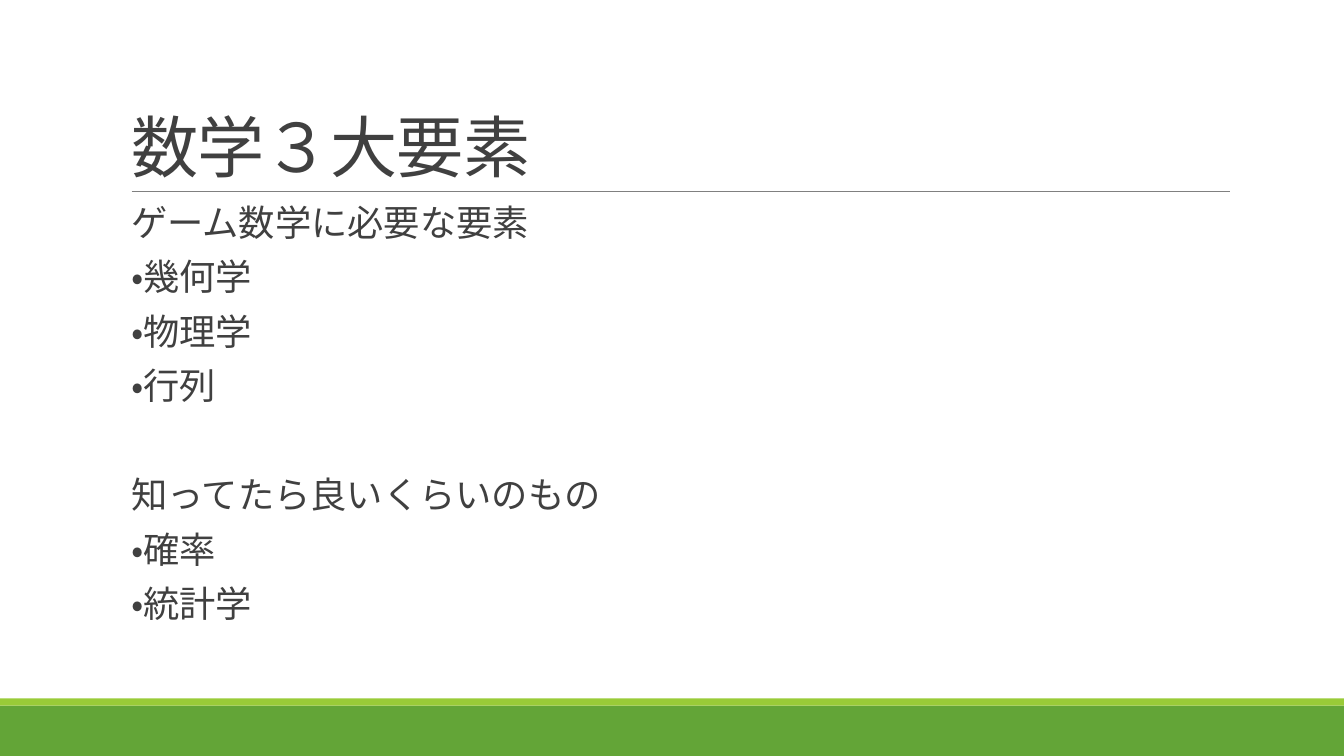
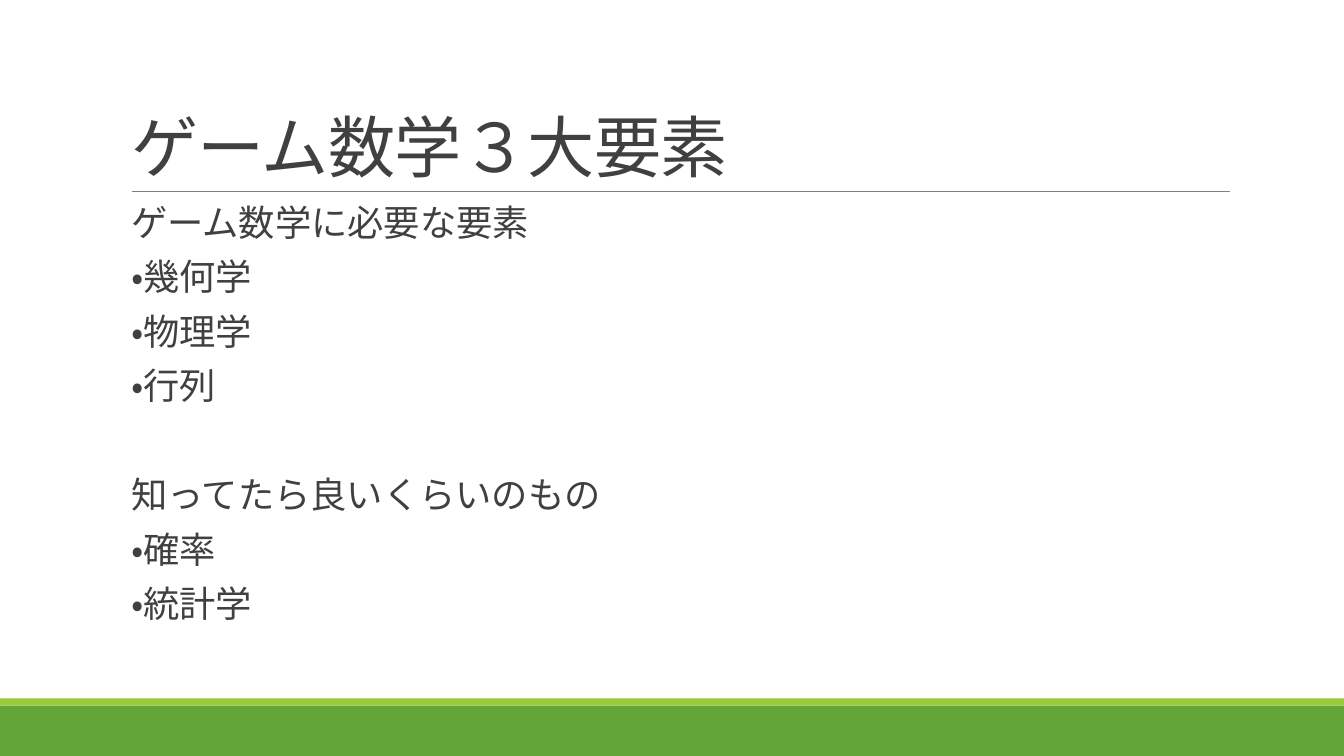
Before and after one commit to ArakiYusuke-Ohara/Textbook, a slide deck: slide 2 of その他/高校対応/ゲーム数学ってなに？.pptx. Drawn at 1344x756 pixels with LibreOffice and Linux fonts; fonts in the diff are those of the drawing. Boxes give left, top, right and bottom in pixels: in the first picture for what was removed or moved away, otherwise in the second. Text is boxed around its words. In the diff, an @@ line names an element or a change of style, - is before the commit and + after.

Commit message:
微修正

```diff
--- a/その他/高校対応/ゲーム数学ってなに？.pptx
+++ b/その他/高校対応/ゲーム数学ってなに？.pptx
@@ title at bbox=[131, 115, 728, 178]: text changed @@
-数学３大要素
+ゲーム数学３大要素
```
